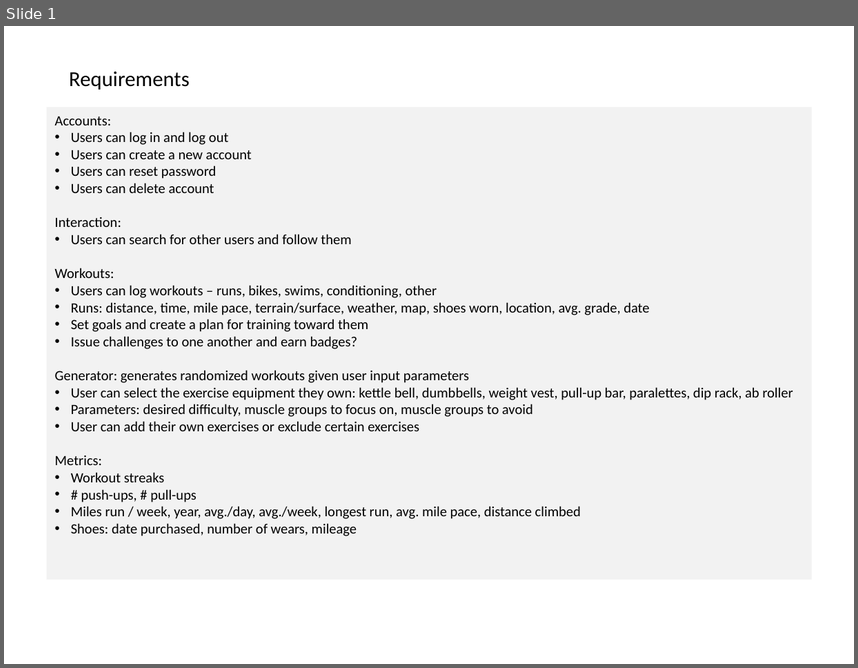
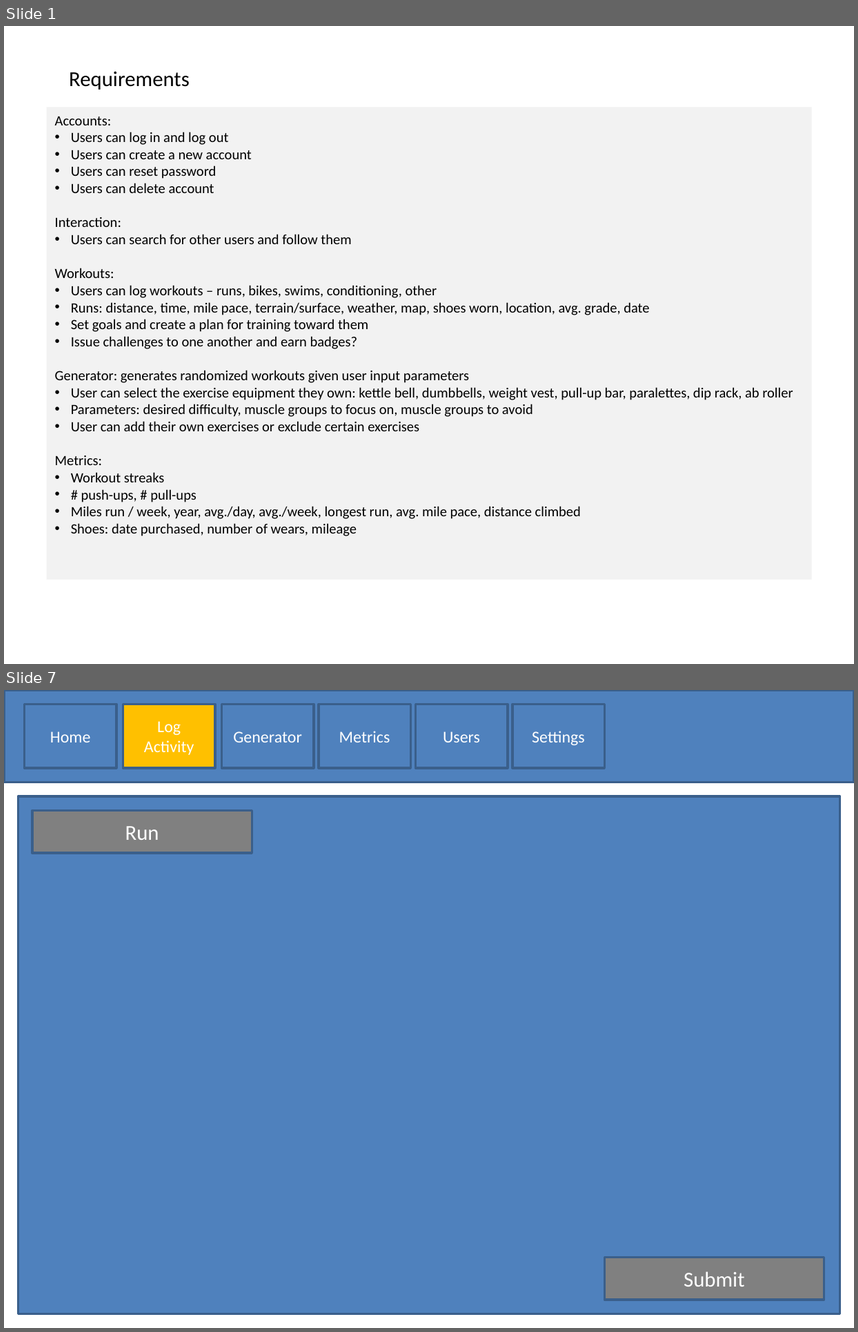
Before and after one commit to curtisyungen/outwork-1.0, a slide deck: Outline.pptx. Shown one above the other, each under a label of ours: slide 1 before the commit, slides 1 and 7 after it; the slides between them are not shown. The pictures are 858x668 and 858x1332 pixels, drawn with LibreOffice and Linux fonts; fonts in the diff are those of the drawing. Boxes give left, top, right and bottom in pixels: in the first picture for what was removed or moved away, otherwise in the second. Text is boxed around its words. In the diff, an @@ line names an element or a change of style, - is before the commit and + after.

```diff
--- a/Outline.pptx
+++ b/Outline.pptx
@@ slide 7 added at (4,690,854,1328), background #FFFFFF @@
@@ rectangle added at (4,690,854,782), fill #4F81BD, outline #3A5F8C 2 pt @@
@@ rectangle added at (25,704,116,768), fill #4F81BD, outline #3A5F8C 2 pt, 14 pt, text #FFFFFF @@
+Home
@@ rectangle added at (123,704,215,768), fill #FFC000, outline #3A5F8C 2 pt, 14 pt, text #FFFFFF @@
+Log Activity
@@ rectangle added at (221,704,313,768), fill #4F81BD, outline #3A5F8C 2 pt, 14 pt, text #FFFFFF @@
+Generator
@@ rectangle added at (319,704,410,768), fill #4F81BD, outline #3A5F8C 2 pt, 14 pt, text #FFFFFF @@
+Metrics
@@ rectangle added at (415,704,507,768), fill #4F81BD, outline #3A5F8C 2 pt, 14 pt, text #FFFFFF @@
+Users
@@ rectangle added at (513,704,604,768), fill #4F81BD, outline #3A5F8C 2 pt, 14 pt, text #FFFFFF @@
+Settings
@@ rectangle added at (18,796,840,1313), fill #4F81BD, outline #3A5F8C 2 pt @@
@@ rectangle added at (32,811,252,854), fill #808080, outline #3A5F8C 2 pt, 18 pt, text #FFFFFF @@
+Run
@@ rectangle added at (604,1257,824,1299), fill #808080, outline #3A5F8C 2 pt, 18 pt, text #FFFFFF @@
+Submit
```
Also in this commit, not shown: 7 slides changed, 2 other slides added.
